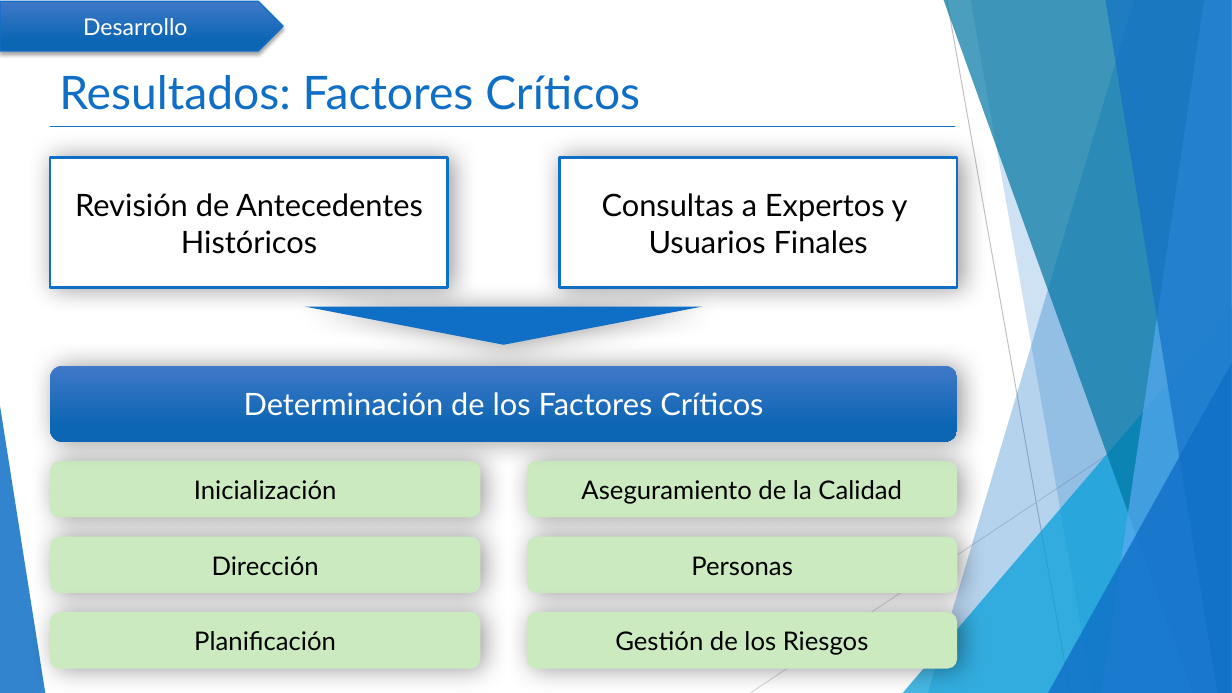
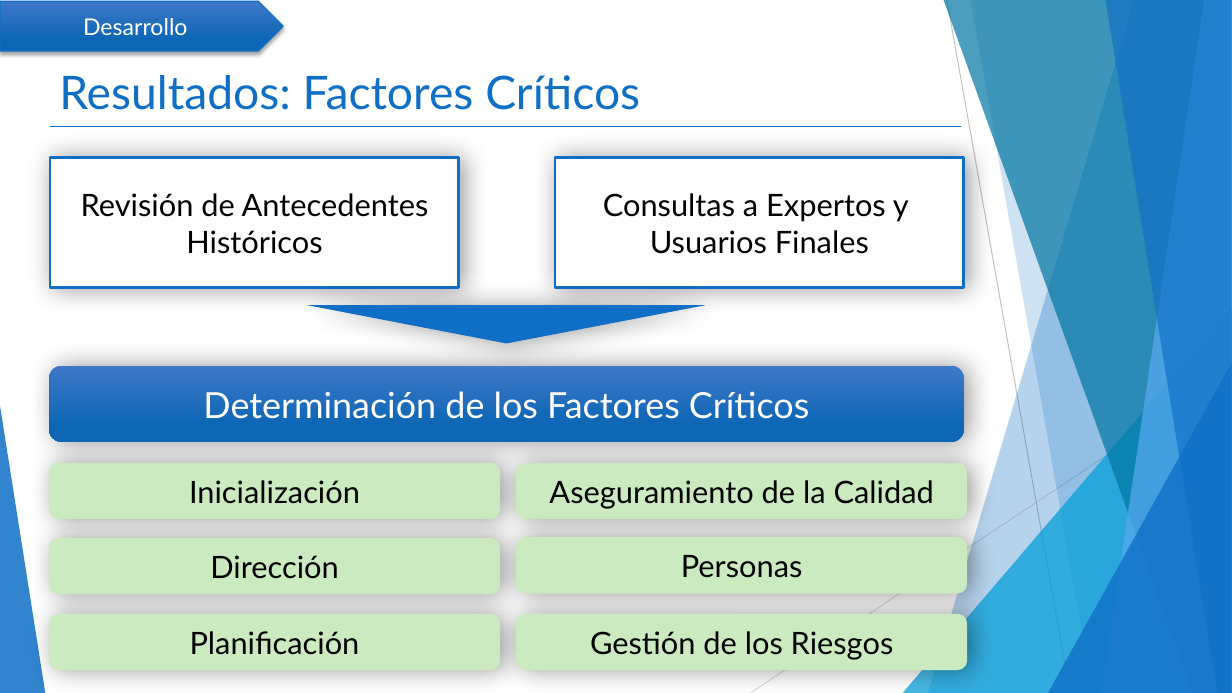
Before and after one commit to mcamara75/tituloUnap, a slide deck: slide 11 of 2018/TT IQQ 2018 Camara y Garay.pptx. Drawn at 1232x693 pixels with LibreOffice and Linux fonts; fonts in the diff are those of the drawing. Boxes give left, top, right and bottom in pixels: in the first picture for what was removed or moved away, otherwise in the second. Text is boxed around its words. In the diff, an @@ line names an element or a change of style, - is before the commit and + after.

```diff
--- a/2018/TT IQQ 2018 Camara y Garay.pptx
+++ b/2018/TT IQQ 2018 Camara y Garay.pptx
@@ line moved from (51, 127) - (955, 127) to (51, 127) - (961, 127) @@
@@ rectangle "Revisión de Antecedentes Históricos": place and size @@
-rectangle "Revisión de Antecedentes Históricos" at (50,157,448,287)
+rectangle "Revisión de Antecedentes Históricos" at (50,157,458,287)
@@ rectangle "Consultas a Expertos y": place and size @@
-rectangle "Consultas a Expertos y" at (559,157,958,287)
+rectangle "Consultas a Expertos y" at (555,157,964,287)
@@ rounded rectangle "Determinación de los Factores Críticos": place and size @@
-rounded rectangle "Determinación de los Factores Críticos" at (50,366,958,443)
+rounded rectangle "Determinación de los Factores Críticos" at (49,366,964,443)
@@ rounded rectangle "Determinación de los Factores Críticos" at (49,366,964,443): size 24 to 28 pt @@
@@ size 20 to 24 pt in 6 elements at (517,537,968,593), (517,614,968,670), (517,463,968,519), (49,614,500,670), (49,538,500,594), (49,463,500,519) @@
@@ rounded rectangle "Inicialización": place and size @@
-rounded rectangle "Inicialización" at (50,461,481,518)
+rounded rectangle "Inicialización" at (49,463,500,519)
@@ rounded rectangle "Aseguramiento de la Calidad": place and size @@
-rounded rectangle "Aseguramiento de la Calidad" at (527,461,958,518)
+rounded rectangle "Aseguramiento de la Calidad" at (517,463,968,519)
@@ rounded rectangle "Dirección": place and size @@
-rounded rectangle "Dirección" at (50,537,481,593)
+rounded rectangle "Dirección" at (49,538,500,594)
@@ rounded rectangle "Personas": place and size @@
-rounded rectangle "Personas" at (527,537,958,593)
+rounded rectangle "Personas" at (517,537,968,593)
@@ rounded rectangle "Planificación": place and size @@
-rounded rectangle "Planificación" at (50,613,481,669)
+rounded rectangle "Planificación" at (49,614,500,670)
@@ rounded rectangle "Gestión de los Riesgos": place and size @@
-rounded rectangle "Gestión de los Riesgos" at (527,613,958,669)
+rounded rectangle "Gestión de los Riesgos" at (517,614,968,670)
```
Also in this commit, not shown: 16 other slides changed.
